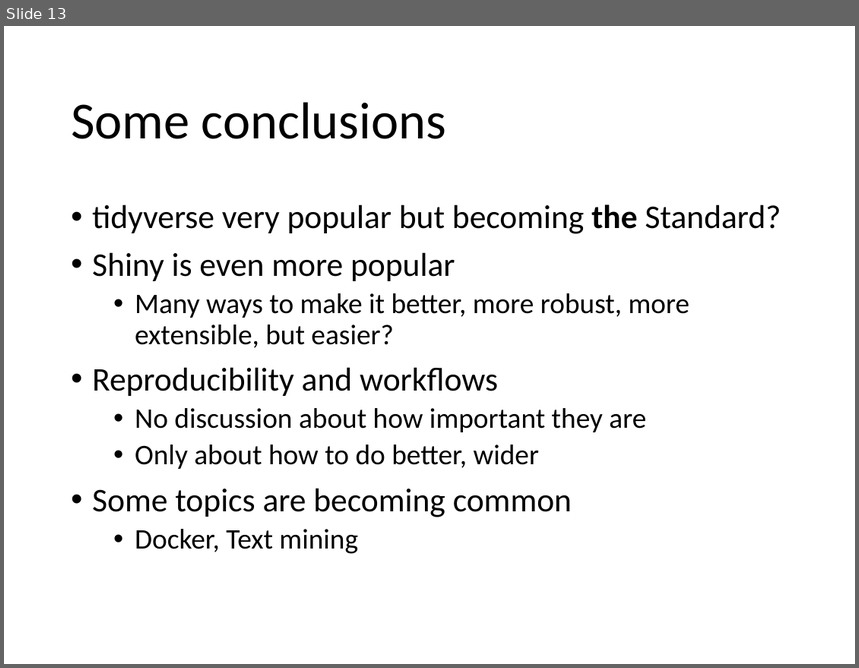
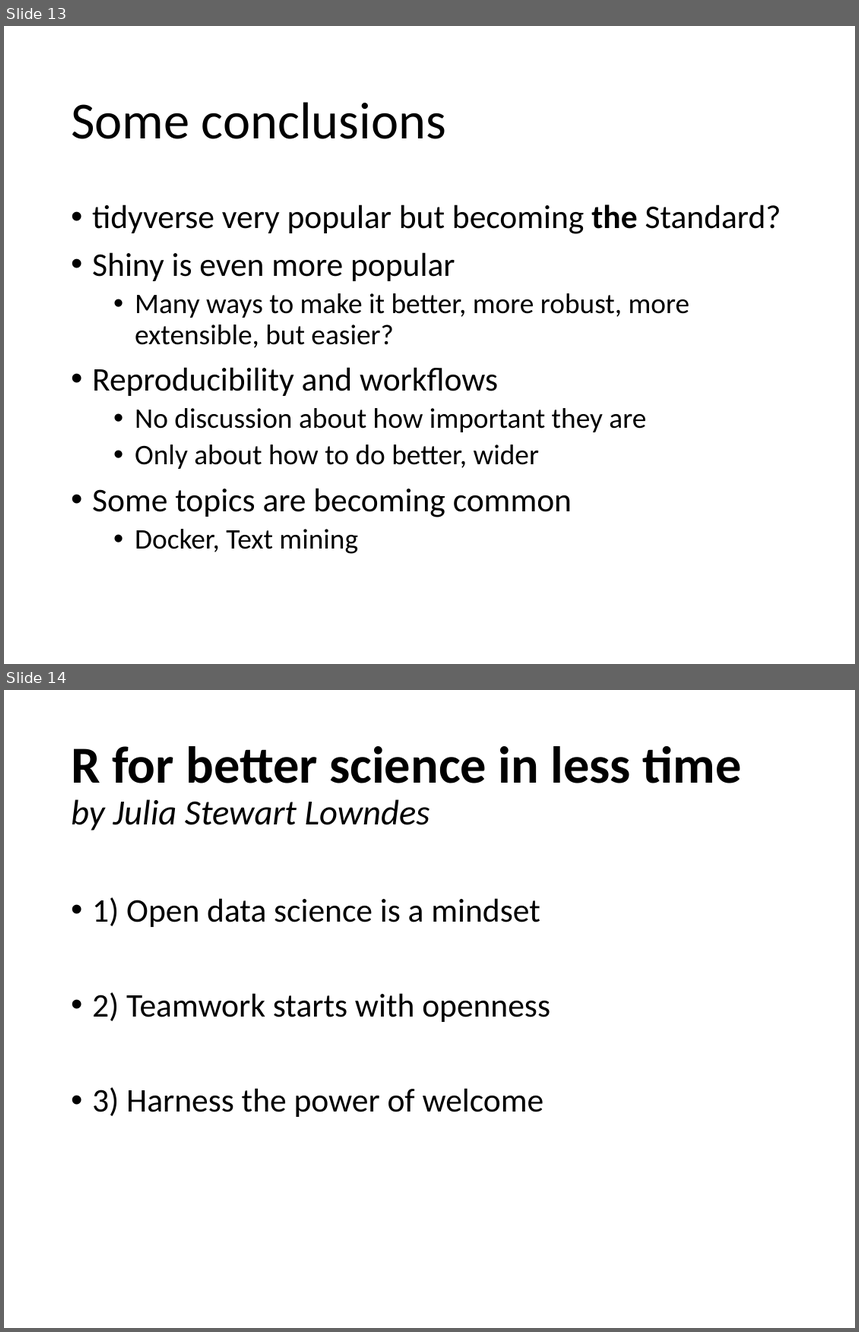
Before and after one commit to alexsanchezpla/2019-09-Lessons_learned_from_UseR2019, a slide deck: Lesssons learned from UseR! 2019.pptx. Shown one above the other, each under a label of ours: slide 13 before the commit, slides 13 and 14 after it. The pictures are 859x668 and 859x1332 pixels, drawn with LibreOffice and Linux fonts; fonts in the diff are those of the drawing. Boxes give left, top, right and bottom in pixels: in the first picture for what was removed or moved away, otherwise in the second. Text is boxed around its words. In the diff, an @@ line names an element or a change of style, - is before the commit and + after.

```diff
--- a/Lesssons learned from UseR! 2019.pptx
+++ b/Lesssons learned from UseR! 2019.pptx
@@ slide 14 added at box(4, 690, 855, 1328), background #FFFFFF @@
@@ title added at box(71, 746, 742, 831), 44 pt, text #000000, bold @@
+R for better science in less time by Julia Stewart Lowndes
@@ text added at box(92, 897, 550, 1117), 28 pt, text #000000 @@
+• 1) Open data science is a mindset
+• 2) Teamwork starts with openness
+• 3) Harness the power of welcome
```
Also in this commit, not shown: 6 other slides added.
